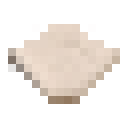
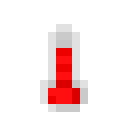
The second 128x128 image is a revision of the first. Changes to its layers:
added layer "thermometer" above "water_filter" over [40, 24, 88, 112]
hid "water_filter" over [8, 24, 120, 104]
